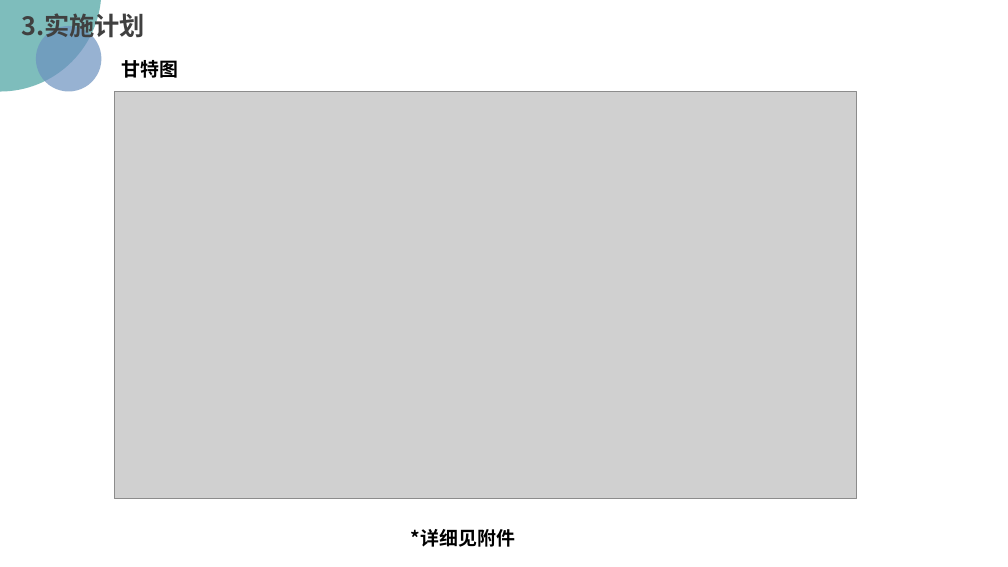
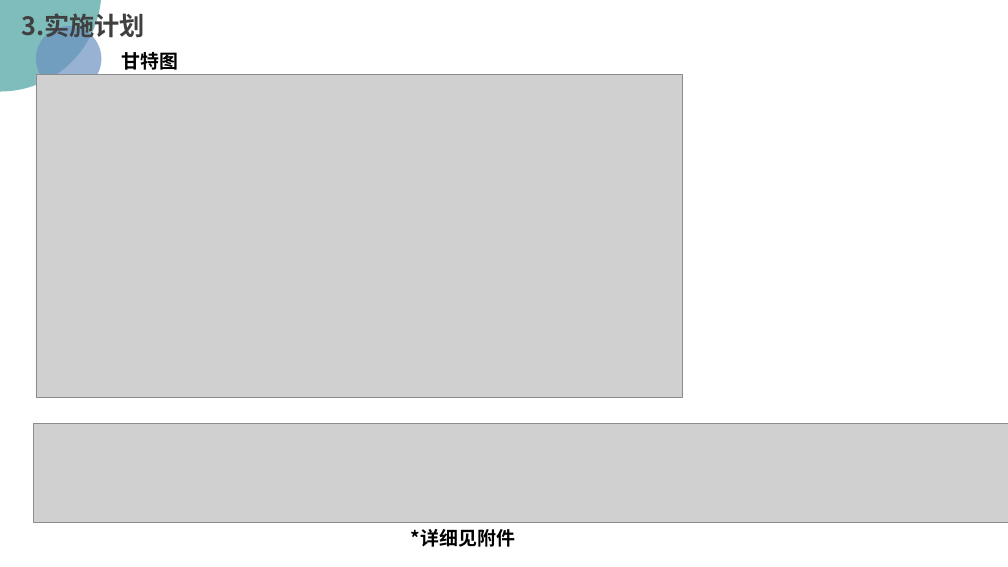
Before and after one commit to PRD2018/PRD2018-G15, a slide deck: slide 25 of 受控文档/01-需求工程项目计划/[PRD-15]需求工程项目计划.pptx (slide 26 before the commit). Drawn at 1008x567 pixels with LibreOffice and Linux fonts; fonts in the diff are those of the drawing; grey boxes stand for pictures; background and template pictures are left out. Boxes give left, top, right and bottom in pixels: in the first picture for what was removed or moved away, otherwise in the second. Text is boxed around its words. In the diff, an @@ line names an element or a change of style, - is before the commit and + after.

```diff
--- a/受控文档/01-需求工程项目计划/[PRD-15]需求工程项目计划.pptx
+++ b/受控文档/01-需求工程项目计划/[PRD-15]需求工程项目计划.pptx
@@ text "甘特图": place and size @@
-text "甘特图" at (122, 60, 179, 78)
+text "甘特图" at (122, 52, 179, 70)
@@ picture: place and size @@
-picture at (114, 91, 857, 499)
+picture at (36, 75, 682, 398)
@@ picture added at (33, 424, 1008, 523) @@
```
Also in this commit, not shown: 15 other slides changed, 4 slides added, 6 slides removed, 3 other files.
